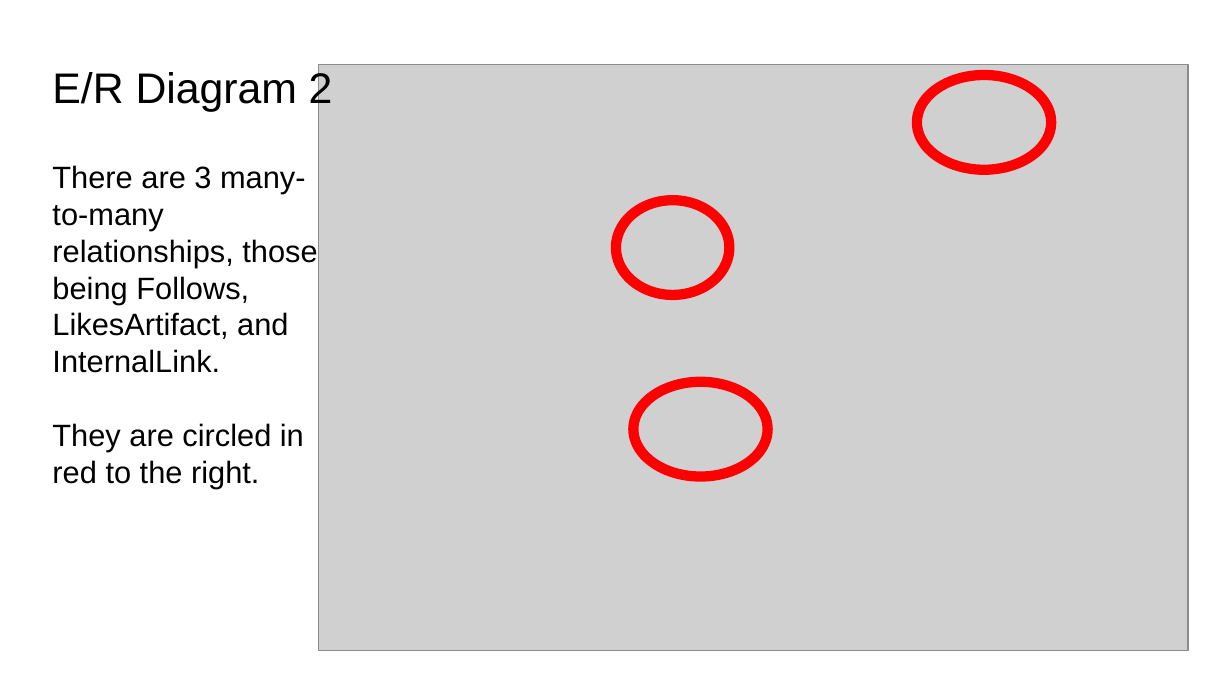
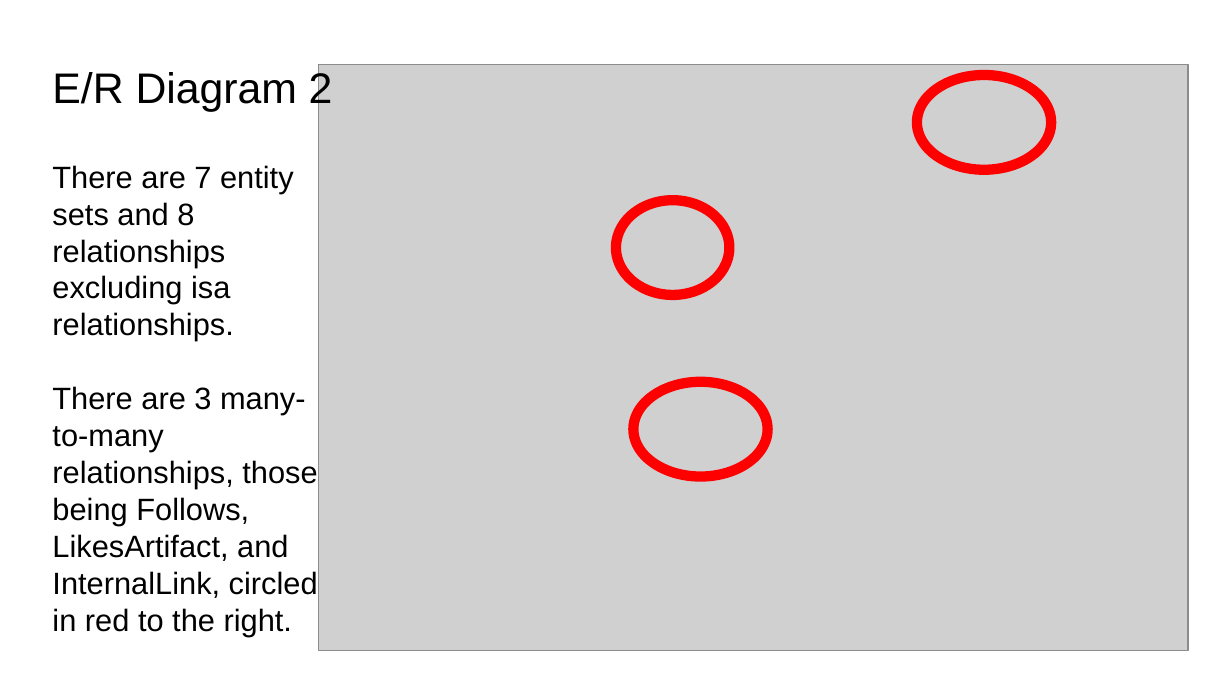
Before and after one commit to RyanMHsiao/link-hyper, a slide deck: slide 6 of Checkpoint1-slides.pptx. Drawn at 1232x693 pixels with LibreOffice and Linux fonts; fonts in the diff are those of the drawing; grey boxes stand for pictures. Boxes give left, top, right and bottom in pixels: in the first picture for what was removed or moved away, otherwise in the second. Text is boxed around its words. In the diff, an @@ line names an element or a change of style, - is before the commit and + after.

```diff
--- a/Checkpoint1-slides.pptx
+++ b/Checkpoint1-slides.pptx
@@ text at [52,165,318,637]: text changed @@
-There are 3 many-to-many relationships, those being Follows, LikesArtifact, and InternalLink.
-They are circled in red to the right.
+There are 7 entity sets and 8 relationships excluding isa relationships.
+There are 3 many-to-many relationships, those being Follows, LikesArtifact, and InternalLink, circled in red to the right.
```
Also in this commit, not shown: 2 other slides changed, 1 other file.
